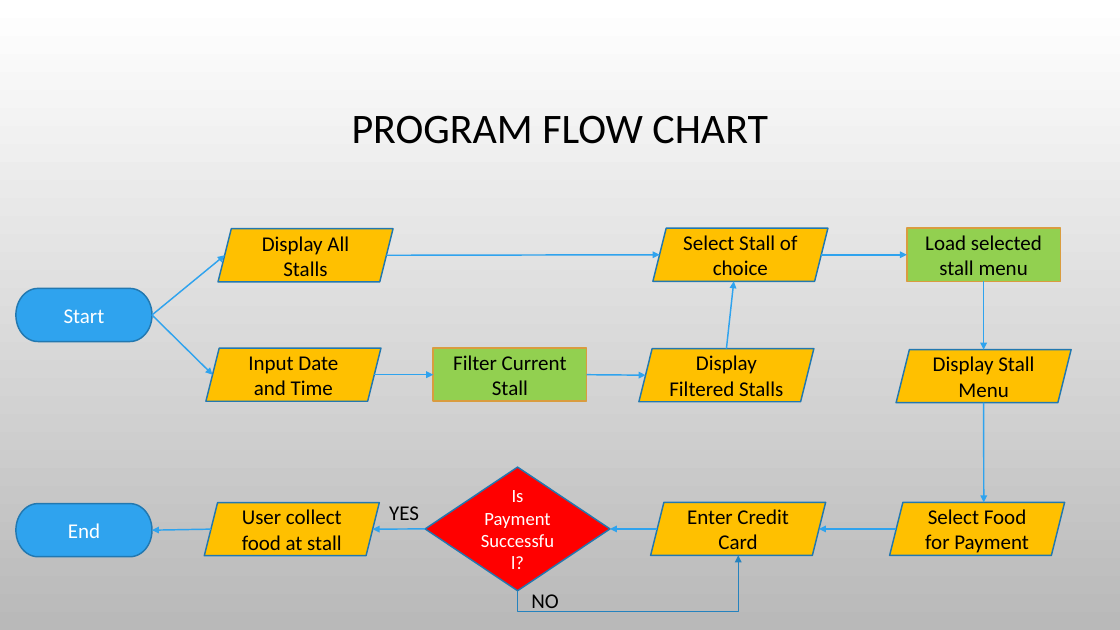
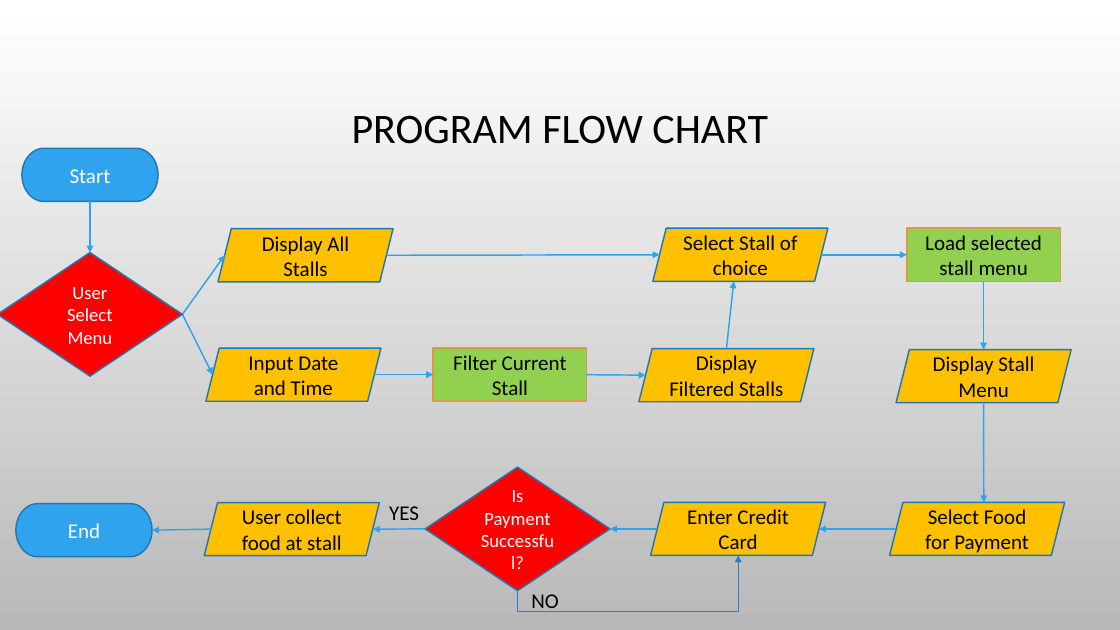
Before and after one commit to hyunatic/cz1003, a slide deck: slide 5 of CX1003 Project.pptx. Drawn at 1120x630 pixels with LibreOffice and Linux fonts; fonts in the diff are those of the drawing; background and template pictures are left out. Boxes give left, top, right and bottom in pixels: in the first picture for what was removed or moved away, otherwise in the second. Text is boxed around its words. In the diff, an @@ line names an element or a change of style, - is before the commit and + after.

```diff
--- a/CX1003 Project.pptx
+++ b/CX1003 Project.pptx
@@ pill shape "Start": place and size @@
-pill shape "Start" at bbox=[16, 288, 152, 341]
+pill shape "Start" at bbox=[22, 149, 158, 202]
@@ arrow added from (90, 202) to (90, 253), #2FA3EE 1.25 pt @@
@@ diamond added at bbox=[0, 253, 182, 376], fill #FF0000, outline #2379B0 1.25 pt, 16 pt, text #FFFFFF @@
+User Select
+Menu
@@ arrow moved from (152, 315) - (224, 255) to (182, 314) - (224, 255) @@
@@ arrow moved from (152, 315) - (213, 375) to (182, 314) - (213, 375) @@
```
Also in this commit, not shown: 2 other files.
